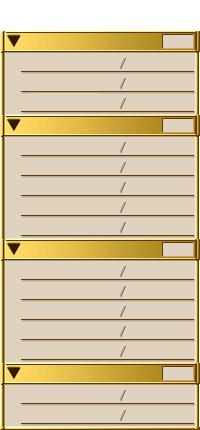
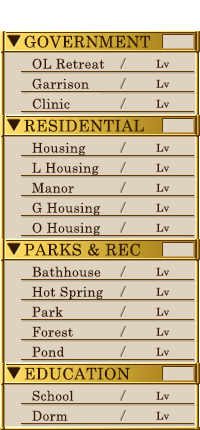
Layers edited between the first and the second 200px x 430px image:
renamed "Layer 6 copy 15" to "Layer 22", hid it, moved it above "Pond", painted on it over [24, 35, 170, 421]
removed layer "Layer 6 copy 11" over [32, 286, 97, 298]
removed layer "Layer 6 copy 10" over [32, 266, 96, 277]
removed layer "Layer 6 copy 9" over [32, 222, 99, 234]
removed layer "Layer 6 copy 3" over [32, 202, 101, 214]
removed layer "Layer 6 copy 2" over [32, 142, 86, 155]
removed layer "Layer 6 copy 8" over [32, 58, 100, 69]
removed layer "Layer 6 copy 7" over [32, 78, 89, 89]
removed layer "Layer 6 copy 6" over [32, 58, 100, 69]
removed layer "Layer 6 copy 5" over [32, 78, 89, 89]
removed layer "Layer 6" over [32, 162, 98, 174]
removed layer "Layer 5" over [24, 35, 170, 421]
added layer "Hot Spring" above "Bathhouse" over [32, 286, 103, 300]
added layer "Bathhouse" above "O Housing" over [32, 266, 101, 277]
added layer "O Housing" above "G Housing" over [32, 222, 101, 236]
added layer "G Housing" above "L Housing" over [32, 202, 101, 216]
added layer "L Housing" above "OL Retreat" over [32, 162, 99, 176]
added layer "OL Retreat" above "Housing" over [32, 58, 105, 69]
added layer "Housing" above "Clinic" over [32, 142, 86, 156]
added layer "EDUCATION" above "PARKS & REC" over [24, 367, 130, 380]
added layer "PARKS & REC" above "RESIDENTIAL" over [24, 243, 140, 256]
added layer "RESIDENTIAL" above "GOVERNMENT" over [24, 119, 144, 132]
added layer "GOVERNMENT" above "Layer 6 copy 16" over [24, 35, 151, 48]
painted on "Layer 6 copy 16" over [24, 35, 170, 421]
…and 43 more changes (23 added, 20 removed)
